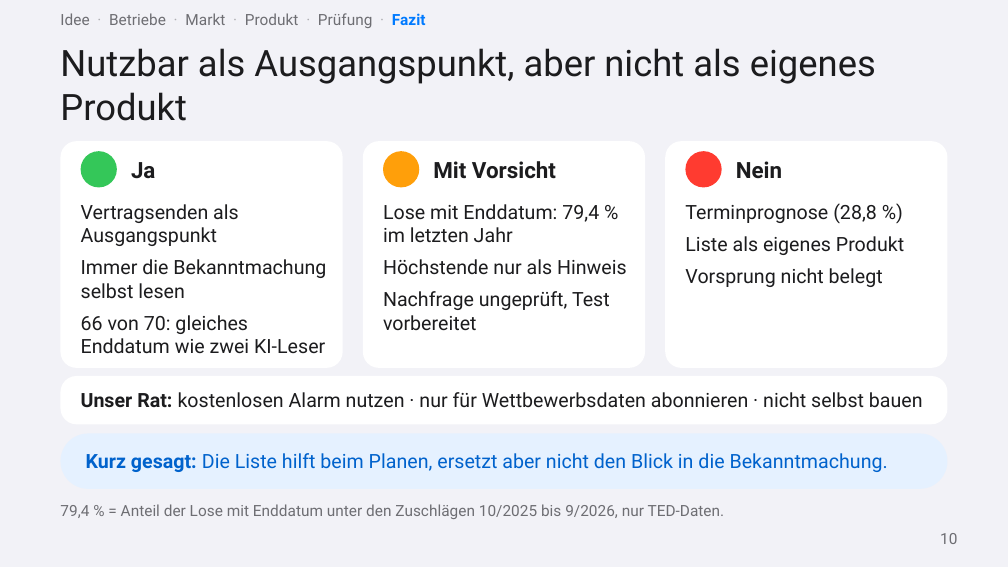
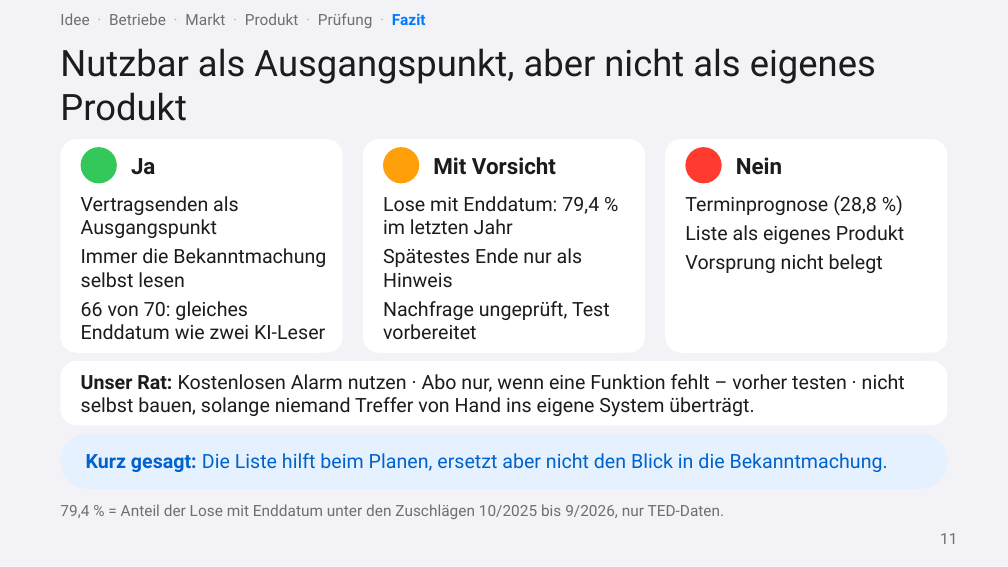
Before and after one commit to ludwigrichthammer9-web/vergabe_radar, a slide deck: slide 11 of docs/vortrag/vortrag_vergabe_radar.pptx (slide 10 before the commit). Drawn at 1008x567 pixels with LibreOffice and Linux fonts; fonts in the diff are those of the drawing. Boxes give left, top, right and bottom in pixels: in the first picture for what was removed or moved away, otherwise in the second. Text is boxed around its words. In the diff, an @@ line names an element or a change of style, - is before the commit and + after.

```diff
--- a/docs/vortrag/vortrag_vergabe_radar.pptx
+++ b/docs/vortrag/vortrag_vergabe_radar.pptx
@@ rounded rectangle resized from (x1=60, y1=141, x2=343, y2=368) to (x1=60, y1=139, x2=343, y2=353) @@
@@ rounded rectangle resized from (x1=363, y1=141, x2=645, y2=368) to (x1=363, y1=139, x2=645, y2=353) @@
@@ proportions changed in 4 elements at (x1=60, y1=361, x2=948, y2=425), (x1=60, y1=139, x2=343, y2=353), (x1=363, y1=139, x2=645, y2=353), (x1=665, y1=139, x2=948, y2=353) @@
@@ rounded rectangle resized from (x1=665, y1=141, x2=948, y2=368) to (x1=665, y1=139, x2=948, y2=353) @@
@@ 3 texts, 3 ellipses moved together from (x1=81, y1=151, x2=782, y2=187) to (x1=81, y1=147, x2=782, y2=183) @@
@@ text "Vertragsenden als Ausgangspunkt" moved from (x1=81, y1=204, x2=326, y2=354) to (x1=81, y1=196, x2=326, y2=340) @@
@@ text "Vertragsenden als Ausgangspunkt" at (x1=81, y1=196, x2=326, y2=340): less space between paragraphs @@
@@ text at (x1=383, y1=196, x2=610, y2=340): less space between paragraphs @@
@@ text "Lose mit Enddatum: 79,4 % ..." moved from (x1=383, y1=204, x2=627, y2=331) to (x1=383, y1=196, x2=610, y2=340) @@
@@ text "Terminprognose (28,8 %)" at (x1=685, y1=195, x2=904, y2=273): less space between paragraphs @@
@@ text "Terminprognose (28,8 %)" moved from (x1=685, y1=203, x2=904, y2=255) to (x1=685, y1=195, x2=904, y2=273) @@
@@ text at (x1=383, y1=248, x2=583, y2=288): text changed @@
-Höchstende nur als Hinweis
+Spätestes Ende nur als Hinweis
@@ rounded rectangle resized from (x1=60, y1=376, x2=948, y2=424) to (x1=60, y1=361, x2=948, y2=425) @@
@@ text at (x1=81, y1=374, x2=905, y2=416): text changed @@
-Unser Rat: kostenlosen Alarm nutzen · nur für Wettbewerbsdaten abonnieren · nicht selbst bauen
+Unser Rat: Kostenlosen Alarm nutzen · Abo nur, wenn eine Funktion fehlt – vorher testen · nicht selbst bauen, solange niemand Treffer von Hand ins eigene System überträgt.
@@ text at (x1=940, y1=533, x2=957, y2=544): text changed @@
-10
+11
```
Also in this commit, not shown: 11 other slides changed, 4 slides added, 1 slide removed, 2 other files.
